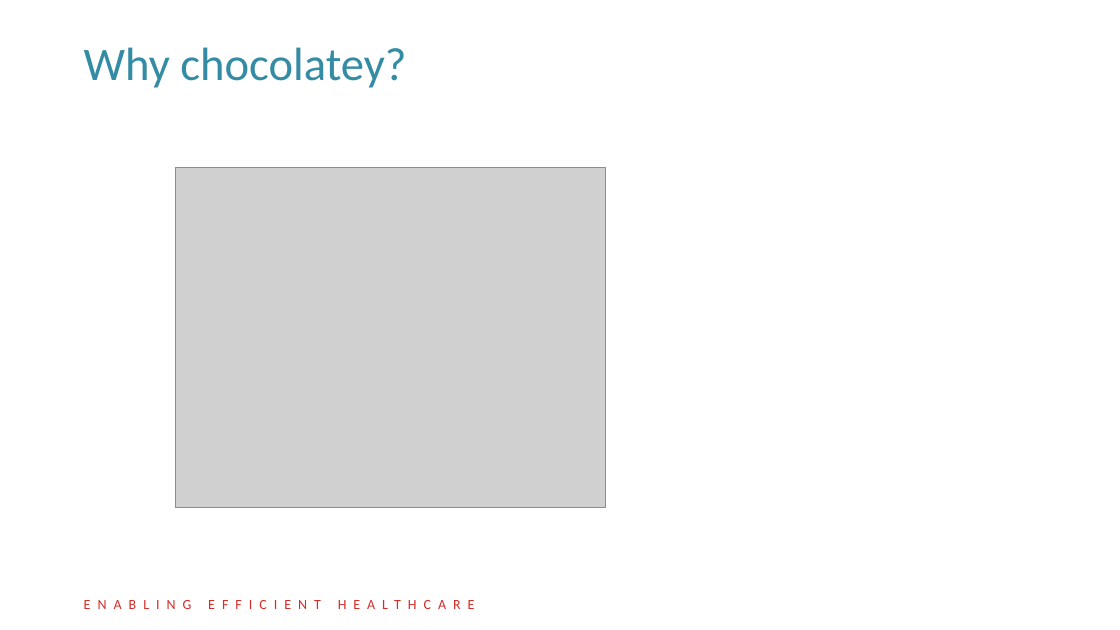
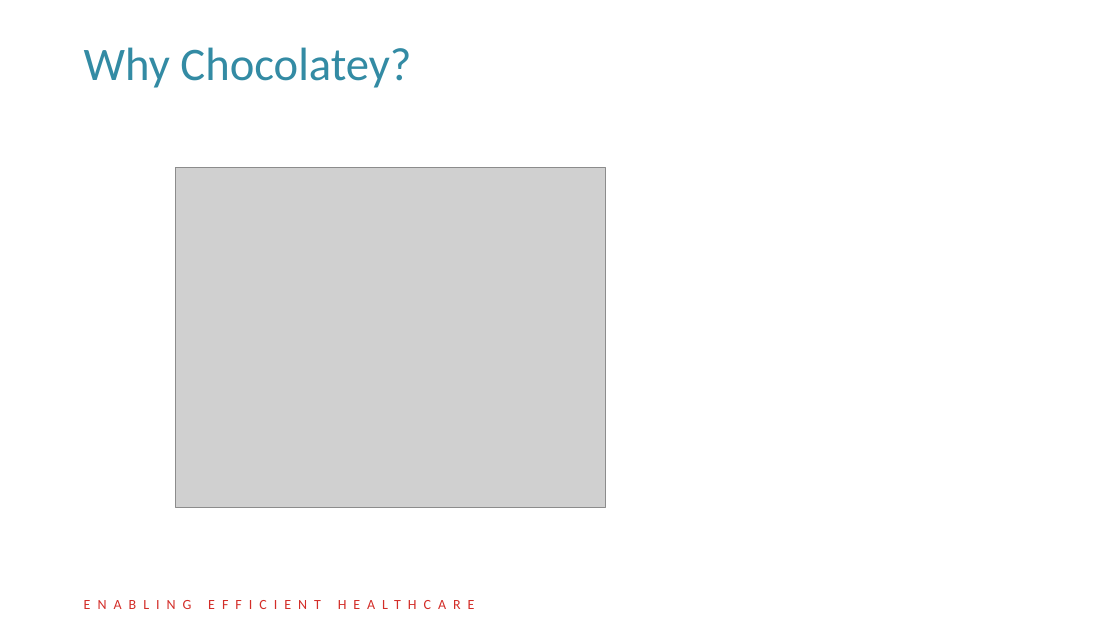
Before and after one commit to DIPSAS/InstallationTech, a slide deck: slide 6 of presentation/InstallationCourse.pptx (slide 5 before the commit). Drawn at 1120x630 pixels with LibreOffice and Linux fonts; fonts in the diff are those of the drawing; grey boxes stand for pictures; background and template pictures are left out. Boxes give left, top, right and bottom in pixels: in the first picture for what was removed or moved away, otherwise in the second. Text is boxed around its words. In the diff, an @@ line names an element or a change of style, - is before the commit and + after.

```diff
--- a/presentation/InstallationCourse.pptx
+++ b/presentation/InstallationCourse.pptx
@@ title at (x1=84, y1=47, x2=411, y2=88): text changed @@
-Why chocolatey?
+Why Chocolatey?
```
Also in this commit, not shown: 6 other slides changed, 1 slide added.
